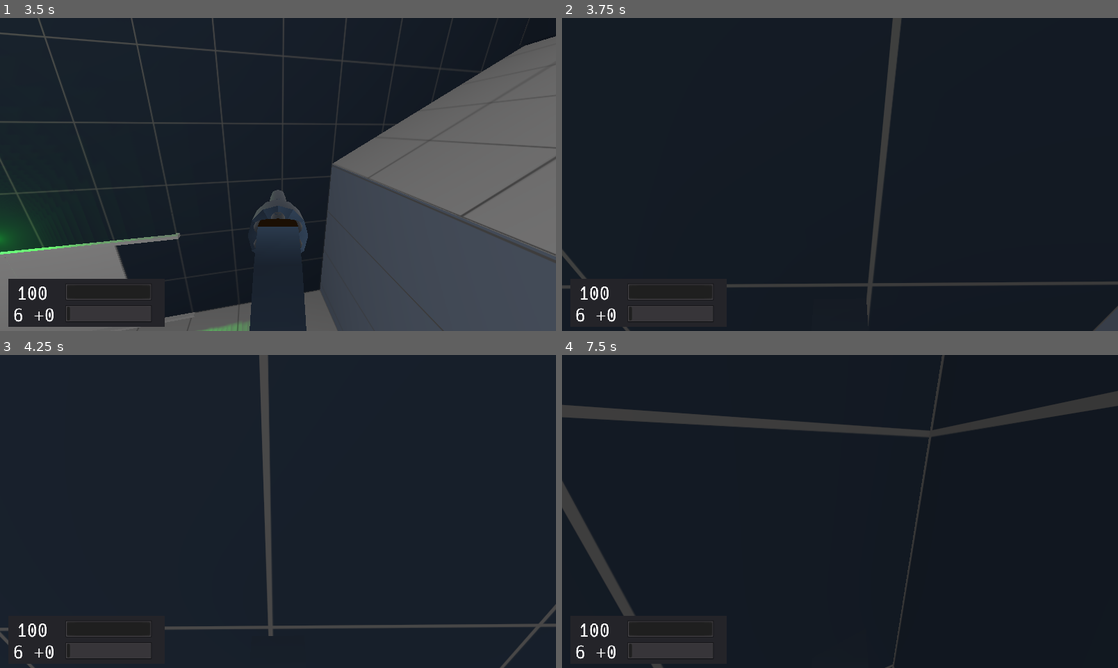
Above: before the commit, frames 1-4 (two rows, left to right).
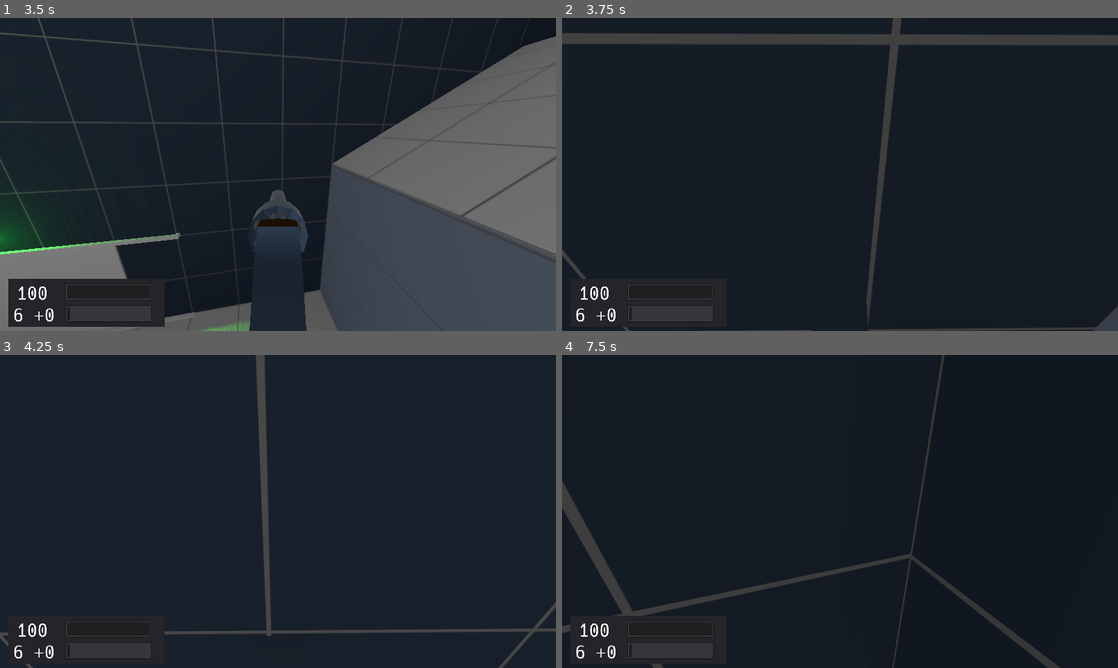
Above: after the commit, the same moments.

Repository: duckinator/keress
Game: Godot game, scene res://menus/MainMenu.tscn
The game is run twice, just before and just after one commit, with the same random seed, the same clock (stepped at 60 frames per second) and the same inputs.
Inputs (mouse positions are in pixels of both pictures, inside the frame that each line leads up to):
- Up to frame 1 (3.5 s): click "New Game" at 0.5 s; tap Enter (ui_accept) at 1.25 s; move the mouse to (305, 174) at 1.27 s; hold Space (movement_jump) 1.28-2.03 s; hold W (movement_forward) from 1.28 s (still down); move the mouse to (250, 174) at 2.02 s; click (250, 174) at 2.1 s; tap Space (movement_jump) at 2.27, 2.3, 2.57, 3.05 s; move the mouse to (289, 168) at 2.77 s; hold Right mouse button (action_secondary) from 2.78 s (still down)
- Up to frame 2 (3.75 s): keep holding W (movement_forward); move the mouse to (834, 180) at 3.52 s; release Right mouse button (action_secondary) at 3.53 s; tap Shift (movement_crouch) at 3.6 s
- Up to frame 3 (4.25 s): keep holding W (movement_forward); tap Space (movement_jump) at 3.77, 3.8, 4.07 s
- Up to frame 4 (7.5 s): move the mouse to (878, 514) at 4.27 s; hold Space (movement_jump) 4.28-5.03 s; tap Tab (quick_switch_item) at 4.35 s; move the mouse to (795, 508) at 5.02 s; tap 1 at 5.1 s; tap Space (movement_jump) at 5.27, 5.3, 5.57, 6.05, 6.77, 6.8, 7.07 s; move the mouse to (845, 511) at 5.77 s; hold 2 5.78-6.53 s; move the mouse to (817, 505) at 6.52 s; release W (movement_forward) at 6.53 s; hold D (movement_right) 6.53-7.28 s; tap 3 at 6.6 s; move the mouse to (867, 511) at 7.27 s; hold W (movement_forward) from 7.28 s (still down); hold 4 from 7.28 s (still down)

Frame 1 is identical in both runs. In frame 2, 4.3% of the frame differs, in the area x 0-100%, y 4-100%; in frame 3, 2.3%; in frame 4, 4.5%, in the area x 0-100%, y 11-100%.

Commit message:
Remove wall running and jumping combination.

Diff:
--- a/src/player/Player.gd
+++ b/src/player/Player.gd
@@ -1,7 +1,7 @@
 extends KinematicBody
 
 var fall_damage_enabled = false
-const WALL_RUN_MULTIPLIER = 0.9
+const WALL_RUN_MULTIPLIER = 0.75
 
 const FALL_MULTIPLIER = 1.0
 const LOW_JUMP_MULTIPLIER = 1.5
@@ -160,8 +160,7 @@
 	dir += cam_xform.basis.x.normalized() * input_movement_vector.x
 
 	# Jumping
-	# TODO: Add debounce timer.
-	if (is_on_floor() or is_on_wall()) and Input.is_action_pressed("movement_jump"):
+	if (is_on_floor() or is_on_wall()) and Input.is_action_just_pressed("movement_jump"):
 		vel.y = JUMP_SPEED
 
 func process_input_inventory(_delta):
